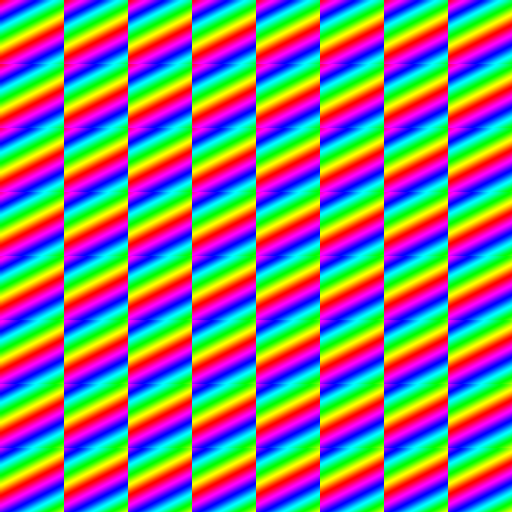
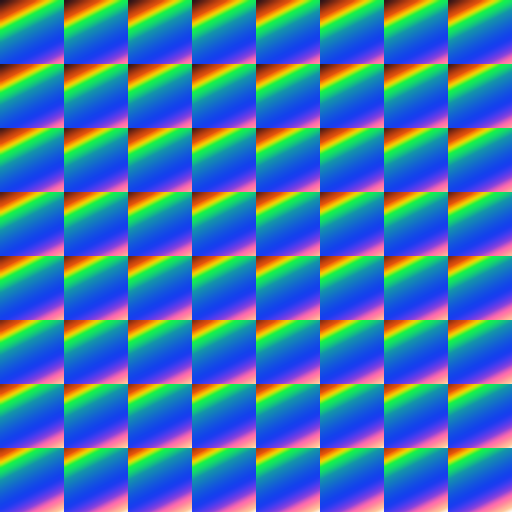
Two versions of the same layered image (512x512). Layer-by-layer changes:
added layer "neutral copy 10" above "thermochromic" over [0, 0, 512, 512]
added layer "Background" over [0, 0, 512, 512]
